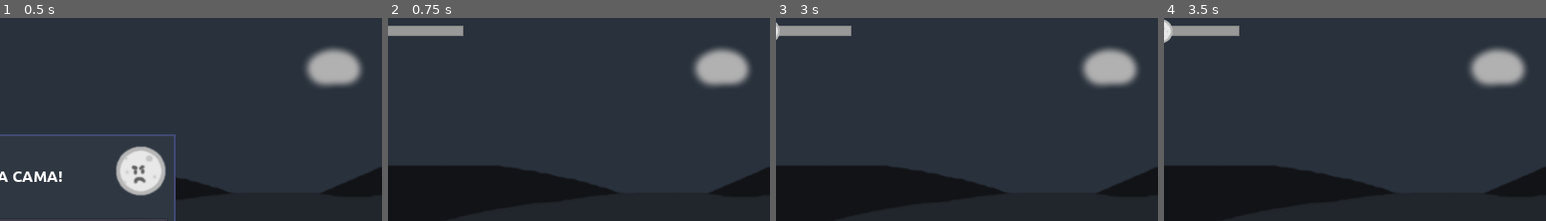
Above: before the commit, frames 1-4 (left to right).
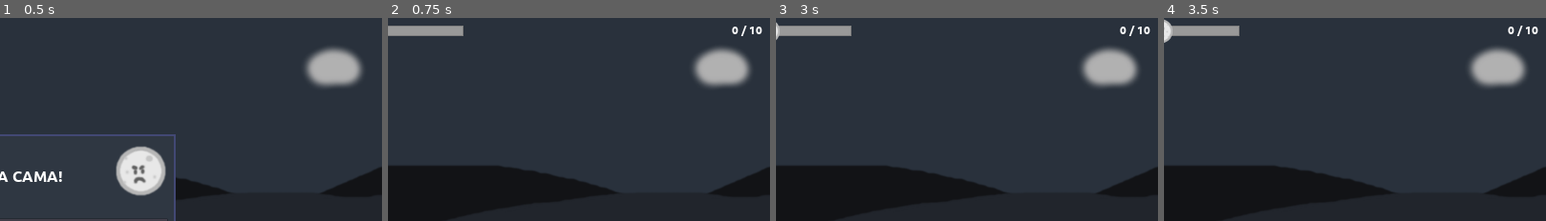
Above: after the commit, the same moments.

Repository: moisesjbc/a-la-cama
Game: Godot game, scene res://gui/menus/main_menu/main_menu.tscn
The game is run twice, just before and just after one commit, with the same random seed, the same clock (stepped at 60 frames per second) and the same inputs.
Inputs:
- Up to frame 1 (0.5 s): no input
- Up to frame 2 (0.75 s): click "JUGAR" at 0.5 s
- Up to frame 3 (3 s): tap Enter at 1.25 s; hold D (ui_right) 1.28-2.78 s; tap Space at 1.52, 2.27 s; hold A (ui_left) from 2.78 s (still down)
- Up to frame 4 (3.5 s): keep holding A (ui_left)
The pictures show only the part of the screen within x 48-98%, y 2-52%; the shares and areas given below are measured in that part.

Frame 1 is identical in both runs. In frame 2, 0.2% of the frame differs, in the area x 90-98%, y 3-9%; in frame 3, 0.2%; in frame 4, 0.2%.

Commit message:
Add level counter + enabled alternative #a4

Diff:
--- a/godot-project/gameplay/level/level.gd
+++ b/godot-project/gameplay/level/level.gd
@@ -3,7 +3,7 @@
 signal player_reached_bed
 export var enforced_alternative_scene_name: String = ""
 
-
+var n_levels = 10
 var alternative_defs = [
 	{
 		"scene_name": "a0",
@@ -20,6 +20,10 @@
 	{
 		"scene_name": "a3",
 		"first_level": 4
+	},
+	{
+		"scene_name": "a4",
+		"first_level": 6
 	}
 ]
 var valid_alternatives = []
--- a/godot-project/gameplay/main/main.gd
+++ b/godot-project/gameplay/main/main.gd
@@ -34,6 +34,7 @@
 	var is_different_level = current_level_index != level_index
 	current_level_index = level_index
 	player_reached_bed = false
+	$background_gui/level_counter.text = str(current_level_index) + " / " + str($level.n_levels)
 	$player.restart()
 	$moon.restart()
 	if is_different_level:
--- a/godot-project/gameplay/main/main.tscn
+++ b/godot-project/gameplay/main/main.tscn
@@ -9,6 +9,7 @@
 [ext_resource path="res://gameplay/gui/timer/timer.tscn" type="PackedScene" id=7]
 [ext_resource path="res://gameplay/gui/level_end_screen/level_end_screen.tscn" type="PackedScene" id=8]
 [ext_resource path="res://gameplay/gui/pause_menu/pause_menu.tscn" type="PackedScene" id=9]
+[ext_resource path="res://fonts/body_font.tres" type="DynamicFont" id=10]
 
 [sub_resource type="ShaderMaterial" id=1]
 
@@ -25,6 +26,15 @@
 anchor_bottom = 1.0
 
 [node name="time_counter" parent="background_gui" instance=ExtResource( 7 )]
+
+[node name="level_counter" type="Label" parent="background_gui"]
+margin_left = 1738.0
+margin_top = 16.0
+margin_right = 1904.0
+margin_bottom = 83.0
+custom_fonts/font = ExtResource( 10 )
+align = 1
+valign = 1
 
 [node name="moon" parent="." instance=ExtResource( 4 )]
 
Not shown: 1 places in godot-project/gameplay/main/main.tscn that only renumber resources
